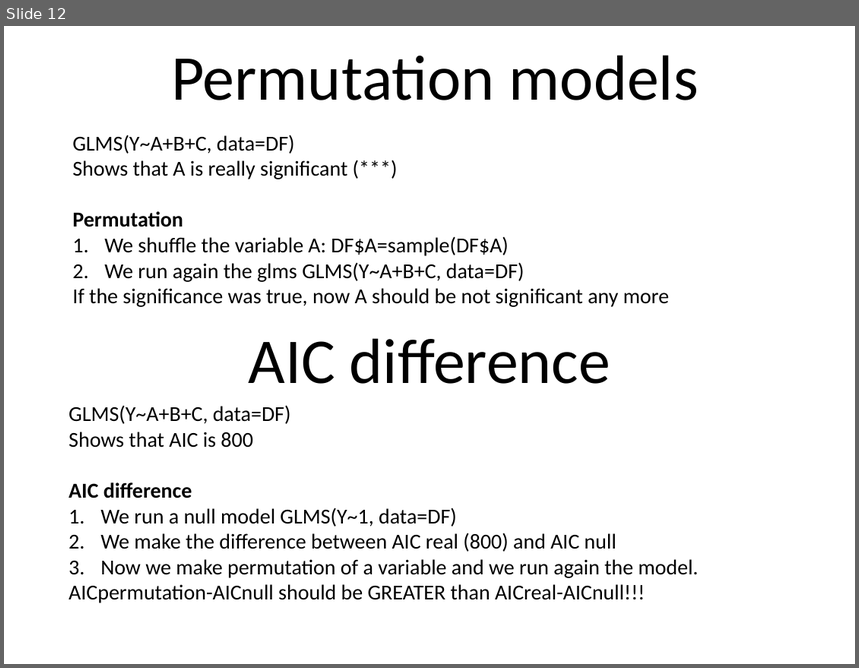
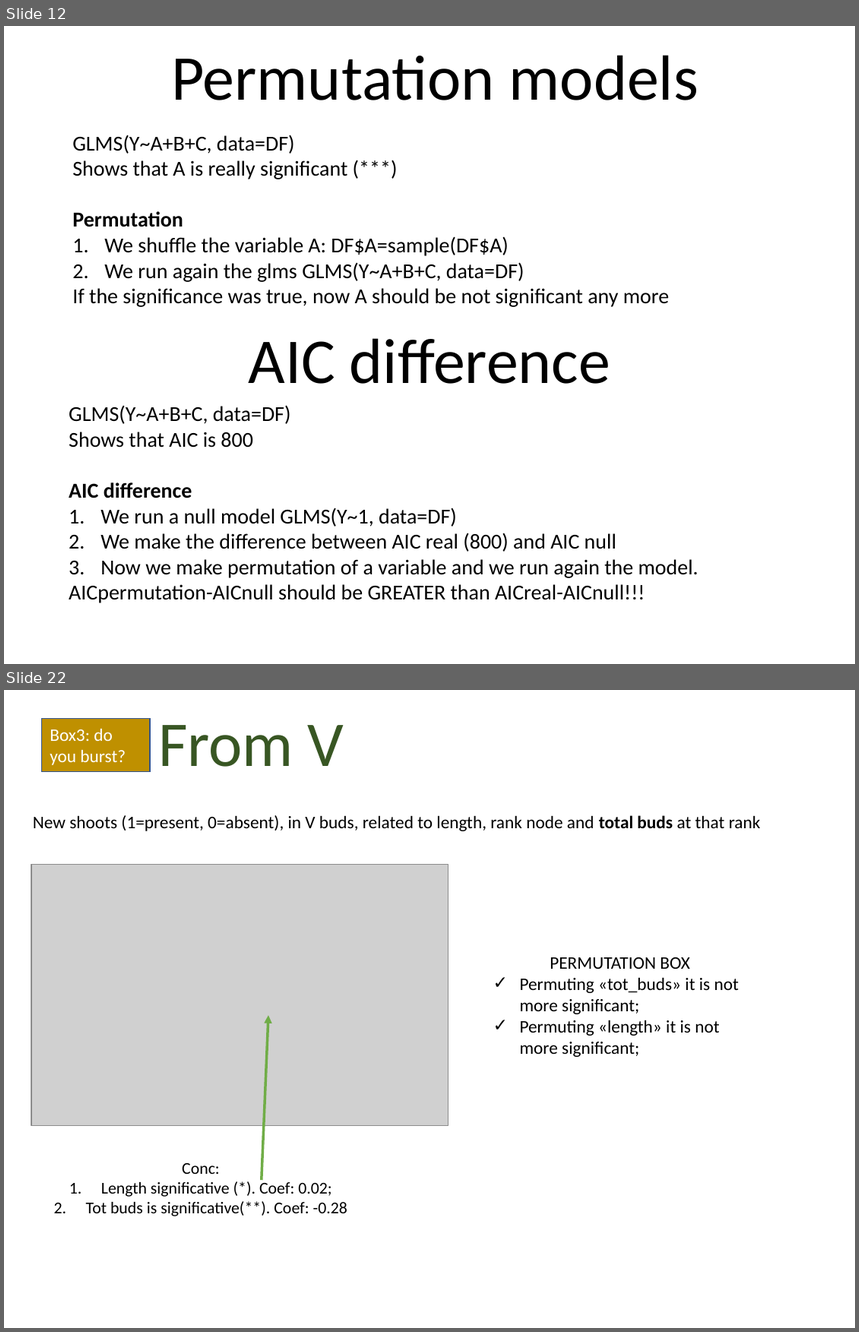
Before and after one commit to Corilana/L-HAZELNUT, a slide deck: Procedures_coding_hazelnut_architecture.pptx. Shown one above the other, each under a label of ours: slide 12 before the commit, slides 12 and 22 after it; the slides between them are not shown. The pictures are 859x668 and 859x1332 pixels, drawn with LibreOffice and Linux fonts; fonts in the diff are those of the drawing; grey boxes stand for pictures. Boxes give left, top, right and bottom in pixels: in the first picture for what was removed or moved away, otherwise in the second. Text is boxed around its words. In the diff, an @@ line names an element or a change of style, - is before the commit and + after.

```diff
--- a/Procedures_coding_hazelnut_architecture.pptx
+++ b/Procedures_coding_hazelnut_architecture.pptx
@@ slide 22 added at (4,690,855,1328), background #FFFFFF @@
@@ rectangle added at (41,719,150,773), fill #BF9000, outline #325491 1 pt, 15 pt, text #FFFFFF @@
+Box3: do you burst?
@@ text added at (158,725,344,767), 54 pt, text #385723 @@
+From V
@@ text added at (33,815,761,831), 15 pt, text #000000 @@
+New shoots (1=present, 0=absent), in V buds, related to length, rank node and total buds at that rank
@@ picture added at (31,865,449,1125) @@
@@ text added at (520,958,739,1057), 15 pt, text #000000 @@
+PERMUTATION BOX
+✓ Permuting «tot_buds» it is not more significant;
+✓ Permuting «length» it is not more significant;
@@ arrow added from (262, 1180) to (268, 1015), #70AD47 2.25 pt @@
@@ text added at (86,1163,348,1217), 14 pt, text #000000 @@
+Conc:
+1. Length significative (*). Coef: 0.02;
+2. Tot buds is significative(**). Coef: -0.28
```
Also in this commit, not shown: 2 slides changed, 18 other slides added, 24 slides removed, 1 other file.
